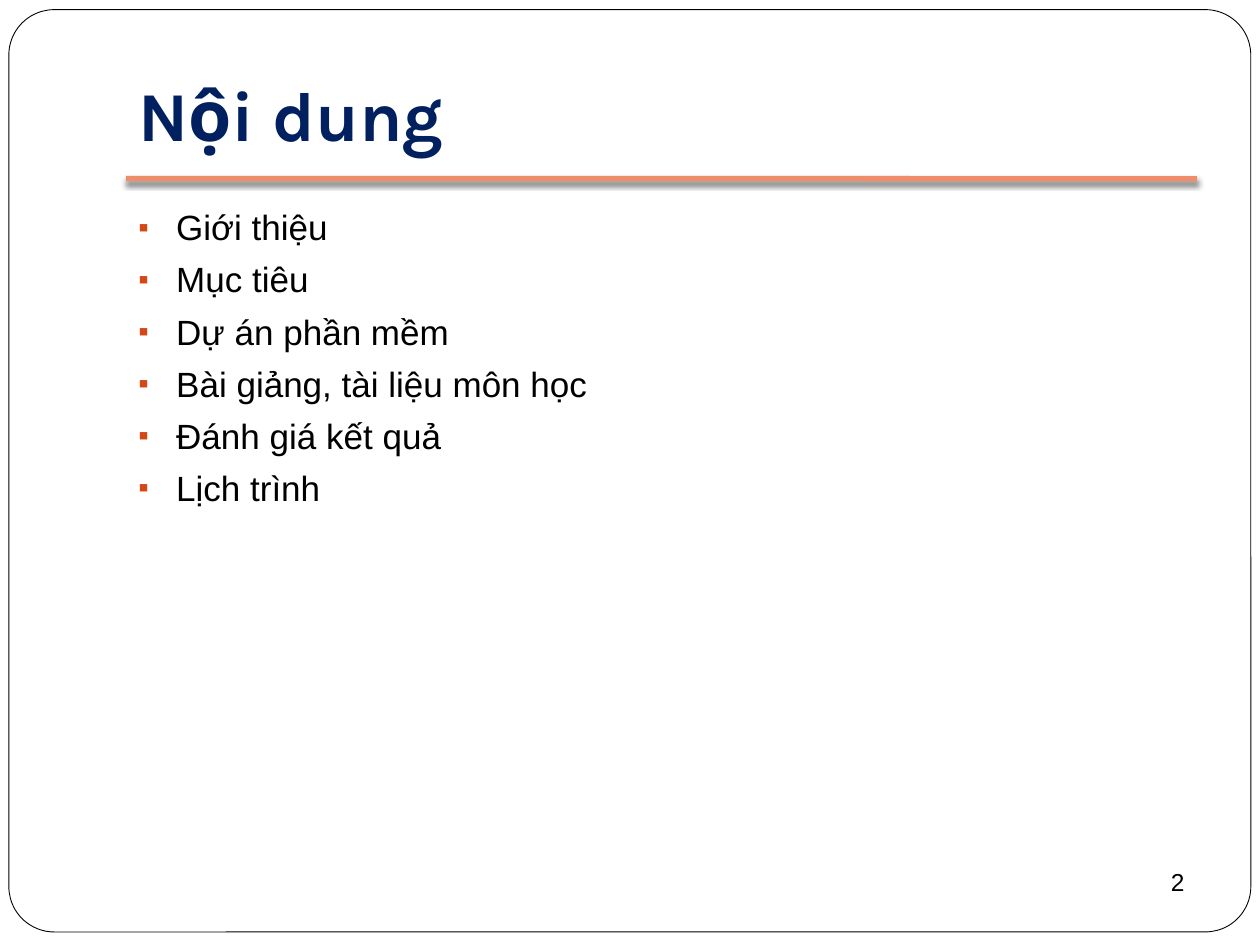
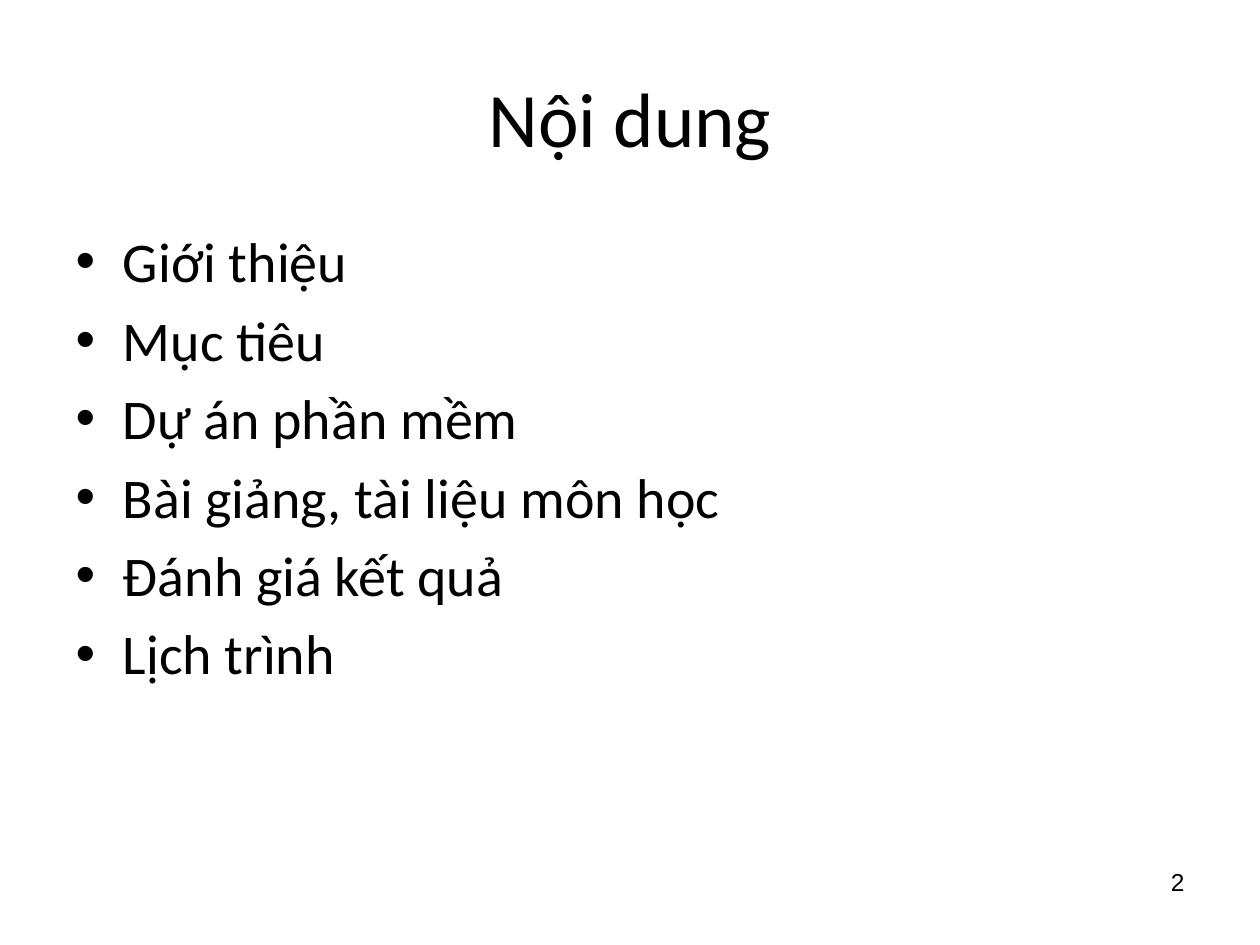
Before and after one commit to BachPhiLong/SE2013, a slide deck: slide 2 of 00-Course Info.pptx. Drawn at 1260x945 pixels with LibreOffice and Linux fonts; fonts in the diff are those of the drawing. Boxes give left, top, right and bottom in pixels: in the first picture for what was removed or moved away, otherwise in the second. Text is boxed around its words. In the diff, an @@ line names an element or a change of style, - is before the commit and + after.

```diff
--- a/00-Course Info.pptx
+++ b/00-Course Info.pptx
@@ rounded rectangle removed at bbox=[9, 10, 1251, 932] @@
@@ title "Nội dung": place and size @@
-title "Nội dung" at bbox=[272, 93, 443, 157]
+title "Nội dung" at bbox=[488, 93, 771, 161]
@@ title "Nội dung" at bbox=[488, 93, 771, 161]: size 40 to 44 pt, font Karla to Calibri, text colour #002060 to #000000, bold off; alignment left to centre; vertical alignment bottom to middle @@
@@ line removed from (126, 179) to (1197, 179) @@
@@ text "Giới thiệu": place and size @@
-text "Giới thiệu" at bbox=[176, 214, 586, 507]
+text "Giới thiệu" at bbox=[123, 243, 720, 684]
@@ text "Giới thiệu" at bbox=[123, 243, 720, 684]: size 20 to 32 pt, font Arial to Calibri; bullet ▪ to • @@
```
Also in this commit, not shown: 8 other slides changed, 6 slides added, 3 slides removed.
